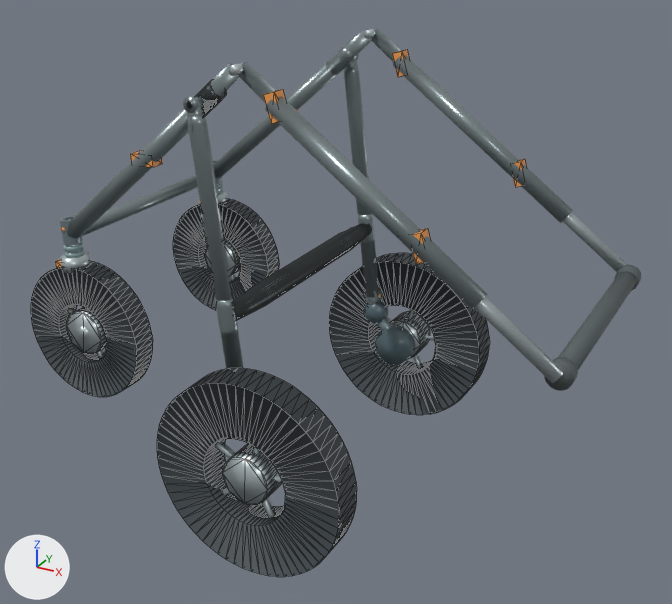
Two versions of the glTF model models/no_cabin/w550_state2_wheel_L.glb, one commit apart.
Camera for both pictures: a camera (50 mm lens) standing at (1.621, -1.393, 1.041) and looking at (0.859, -0.008, 0.349). The lights are fixed; the arrows at lower left show +X, +Y and +Z. The picture after the commit comes second. Mesh edges are drawn as thin lines on the coarser meshes.

The first picture shows 'FL_tire.003', 'FR_tire.003', 'RL_sealed_hub.003', 'RL_tire.003', 'RR_tire.003', 'V46_rear_leg_-1.004', 'V46_rear_leg_1.004', 'V46_rearbar.004', 'main_lower_-1.004', 'main_upper_-1.004', 'main_upper_1.004', 'round_handle.003' and 49 more.
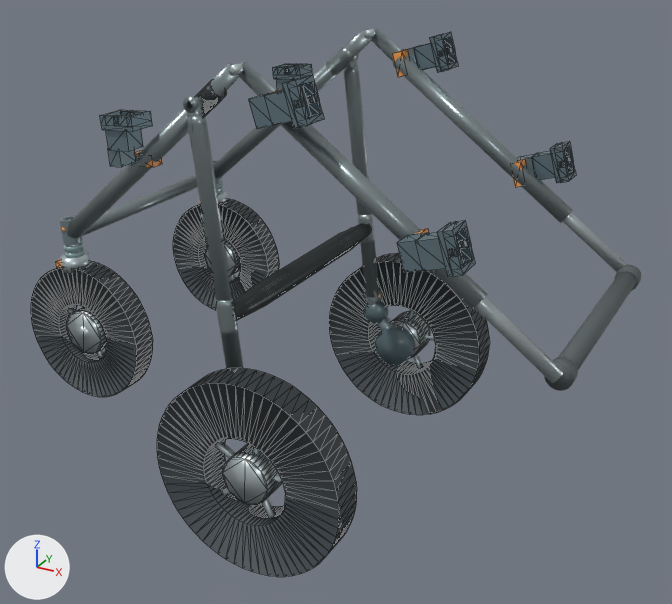
Location of each change, [x1, y1, x2, y2] in pixels of the pictures (672 x 604 px):
'Universal_Cabin_Receiver_H_-1', added
    after: [397, 220, 475, 277]
'Universal_Cabin_Receiver_M_-1', added
    after: [248, 75, 324, 129]
'Universal_Cabin_Receiver_L_-1', added
    after: [100, 110, 153, 167]
'Universal_Cabin_Receiver_H_1', added
    after: [518, 141, 576, 183]
'Universal_Cabin_Receiver_M_1', added
    after: [405, 32, 458, 73]
'Universal_Cabin_Receiver_L_1', added
    after: [273, 64, 313, 90]

The change, as a list of edits to the scene's bpy script:
```text
Add mat_universal_cabin_receiver:
    mat_universal_cabin_receiver = principled_material('Universal Cabin Receiver')
    mat_universal_cabin_receiver.base_color = (0.18, 0.26, 0.3)  # greyish blue #768b95
    mat_universal_cabin_receiver.metallic = 0.58
    mat_universal_cabin_receiver.roughness = 0.42
Add me_universal_cabin_receiver_m__1:
    me_universal_cabin_receiver_m__1.from_pydata(...)  # 76 vertices, 156 faces; spans x 0.8584..0.9631, y -0.28..-0.232, z 0.7261..0.8047
    me_universal_cabin_receiver_m__1.materials.append(mat_universal_cabin_receiver)  # greyish blue #768b95
Add me_universal_cabin_receiver_l__1:
    me_universal_cabin_receiver_l__1.from_pydata(...)  # 76 vertices, 156 faces; spans x 0.5808..0.6461, y -0.28..-0.232, z 0.6326..0.7215
    me_universal_cabin_receiver_l__1.materials.append(mat_universal_cabin_receiver)  # greyish blue #768b95
Add me_universal_cabin_receiver_h__1:
    me_universal_cabin_receiver_h__1.from_pydata(...)  # 76 vertices, 156 faces; spans x 1.1003..1.2049, y -0.28..-0.232, z 0.5485..0.6271
    me_universal_cabin_receiver_h__1.materials.append(mat_universal_cabin_receiver)  # greyish blue #768b95
Add me_universal_cabin_receiver_m_1:
    me_universal_cabin_receiver_m_1.from_pydata(...)  # 76 vertices, 156 faces; spans x 0.8584..0.9631, y 0.232..0.28, z 0.7261..0.8047
    me_universal_cabin_receiver_m_1.materials.append(mat_universal_cabin_receiver)  # greyish blue #768b95
Add me_universal_cabin_receiver_l_1:
    me_universal_cabin_receiver_l_1.from_pydata(...)  # 76 vertices, 156 faces; spans x 0.5808..0.6461, y 0.232..0.28, z 0.6326..0.7215
    me_universal_cabin_receiver_l_1.materials.append(mat_universal_cabin_receiver)  # greyish blue #768b95
Add me_universal_cabin_receiver_h_1:
    me_universal_cabin_receiver_h_1.from_pydata(...)  # 76 vertices, 156 faces; spans x 1.1003..1.2049, y 0.232..0.28, z 0.5485..0.6271
    me_universal_cabin_receiver_h_1.materials.append(mat_universal_cabin_receiver)  # greyish blue #768b95
Add ob_universal_cabin_receiver_m__1:
    ob_universal_cabin_receiver_m__1 = bpy.data.objects.new('Universal_Cabin_Receiver_M_-1', me_universal_cabin_receiver_m__1)
    ob_universal_cabin_receiver_m__1.location = (0.0, 0.0, 0.0)
Add ob_universal_cabin_receiver_l__1:
    ob_universal_cabin_receiver_l__1 = bpy.data.objects.new('Universal_Cabin_Receiver_L_-1', me_universal_cabin_receiver_l__1)
    ob_universal_cabin_receiver_l__1.location = (0.0, 0.0, 0.0)
Add ob_universal_cabin_receiver_h__1:
    ob_universal_cabin_receiver_h__1 = bpy.data.objects.new('Universal_Cabin_Receiver_H_-1', me_universal_cabin_receiver_h__1)
    ob_universal_cabin_receiver_h__1.location = (0.0, 0.0, 0.0)
Add ob_universal_cabin_receiver_m_1:
    ob_universal_cabin_receiver_m_1 = bpy.data.objects.new('Universal_Cabin_Receiver_M_1', me_universal_cabin_receiver_m_1)
    ob_universal_cabin_receiver_m_1.location = (0.0, 0.0, 0.0)
Add ob_universal_cabin_receiver_l_1:
    ob_universal_cabin_receiver_l_1 = bpy.data.objects.new('Universal_Cabin_Receiver_L_1', me_universal_cabin_receiver_l_1)
    ob_universal_cabin_receiver_l_1.location = (0.0, 0.0, 0.0)
Add ob_universal_cabin_receiver_h_1:
    ob_universal_cabin_receiver_h_1 = bpy.data.objects.new('Universal_Cabin_Receiver_H_1', me_universal_cabin_receiver_h_1)
    ob_universal_cabin_receiver_h_1.location = (0.0, 0.0, 0.0)
```
